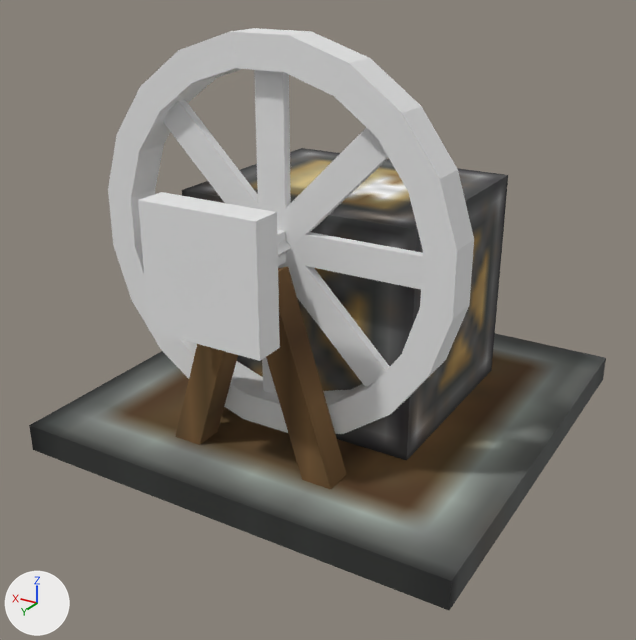
The OBJ model src/main/resources/assets/projectsteam_crafting/models/block/spinning_wheel.obj as it was, and as the next commit left it.
Rendered twice from a 50 mm lens placed at (-0.417, 1.126, 1.041), pointed at (0.505, -0.41, 0.273). Arrows for +X, +Y and +Z are at lower left; the lights stay in place. Where no turn or scale is listed for an object, it has been applied to the vertices.

In view in the first picture: 'base', 'wheel'.
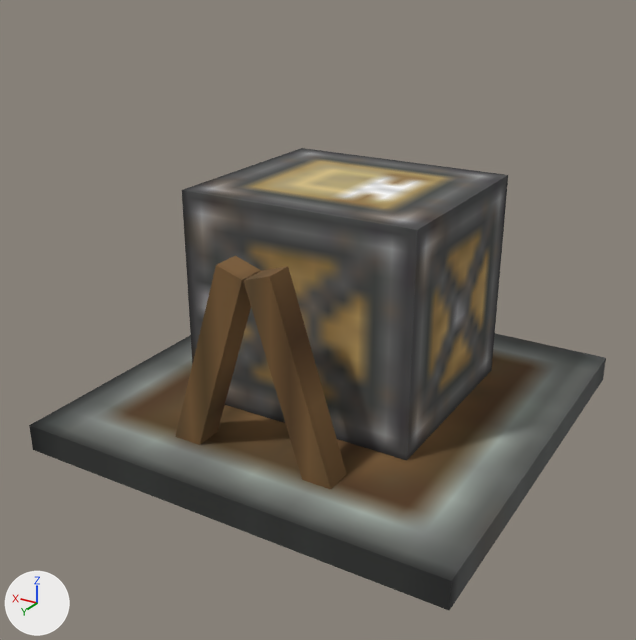
Location of each change, [x1, y1, x2, y2] in pixels of the pictures (636 x 640 px):
'wheel', deleted
    before: [108, 28, 474, 434]

Patch to the scene script:
```diff
--- a/src/main/resources/assets/projectsteam_crafting/models/block/spinning_wheel.obj.py
+++ b/src/main/resources/assets/projectsteam_crafting/models/block/spinning_wheel.obj.py
@@ ob_wheel @@
-ob_wheel = bpy.data.objects.new('wheel', me_wheel)
-ob_wheel.location = (0.0, 0.0, 0.0)
```
